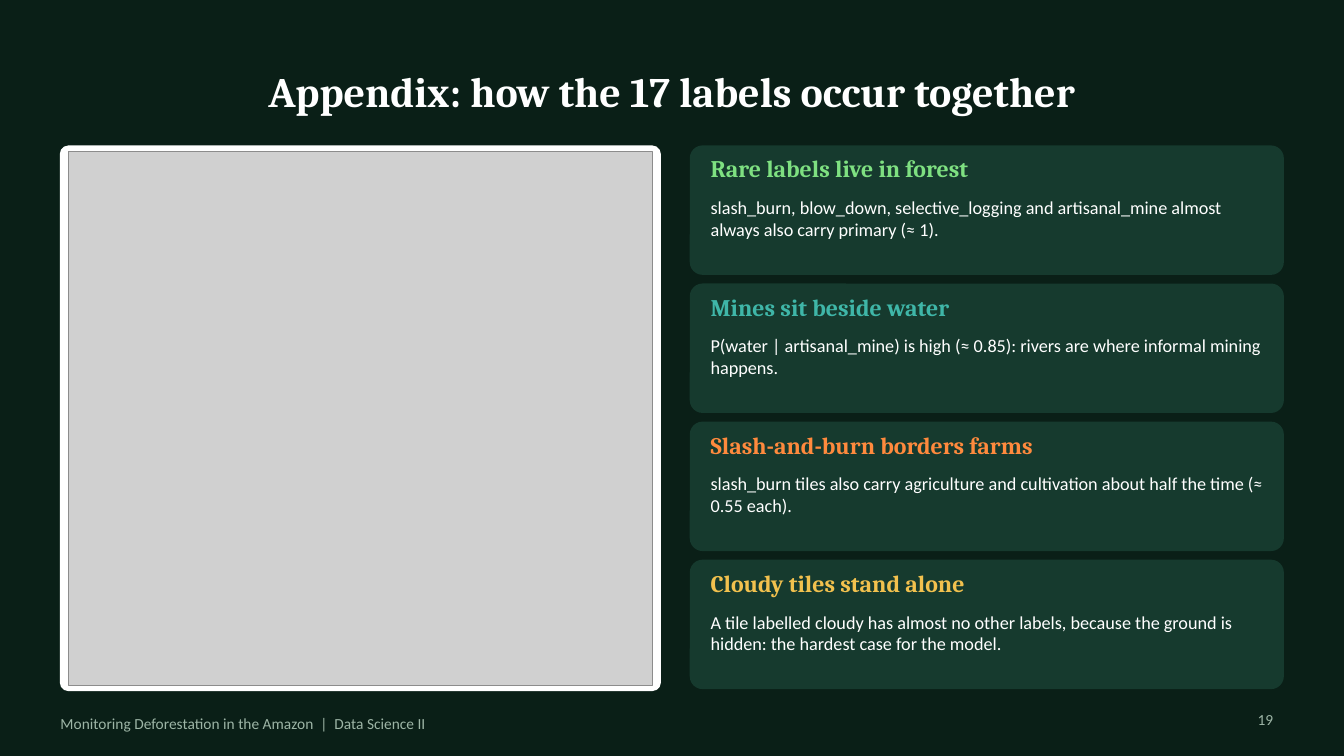
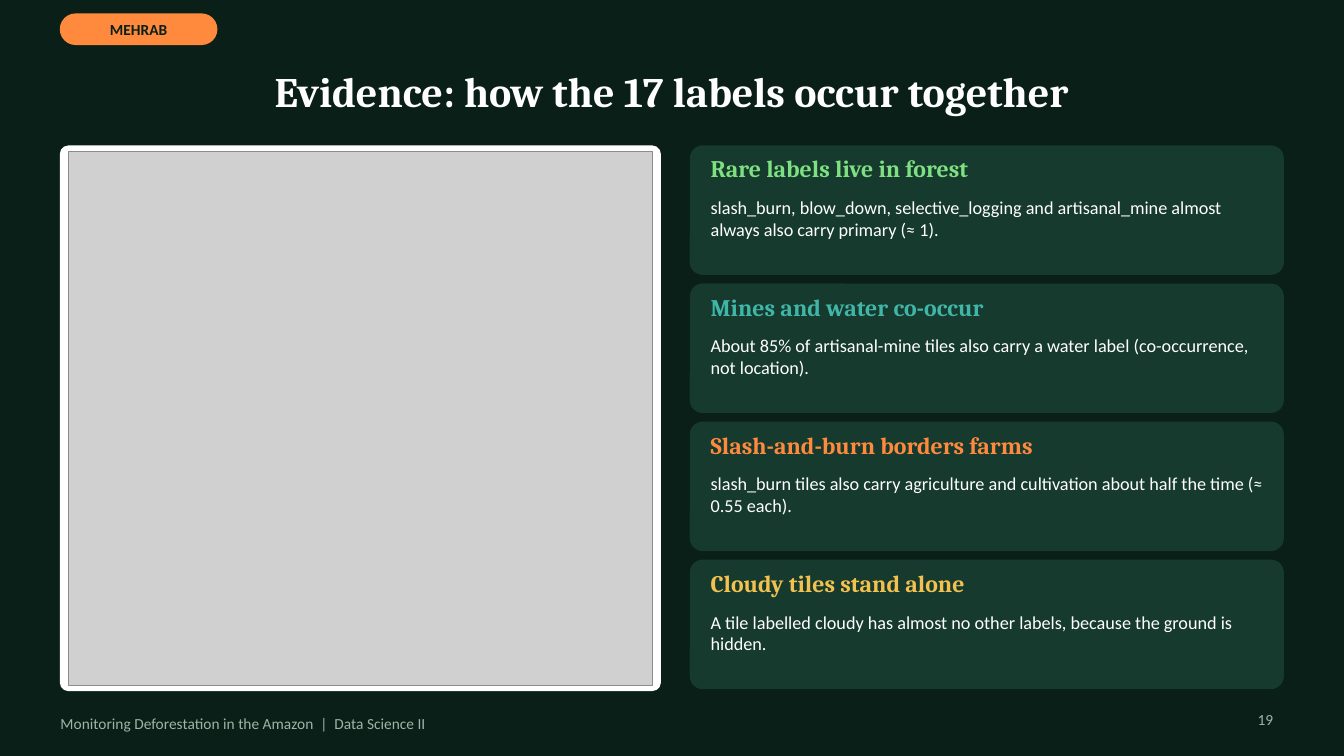
Before and after one commit to MehrabAzan/Amazon-Deforestation, a slide deck: slide 19 of Amazon_Deforestation_DeepLearning.pptx. Drawn at 1344x756 pixels with LibreOffice and Linux fonts; fonts in the diff are those of the drawing; grey boxes stand for pictures. Boxes give left, top, right and bottom in pixels: in the first picture for what was removed or moved away, otherwise in the second. Text is boxed around its words. In the diff, an @@ line names an element or a change of style, - is before the commit and + after.

```diff
--- a/Amazon_Deforestation_DeepLearning.pptx
+++ b/Amazon_Deforestation_DeepLearning.pptx
@@ rounded rectangle added at <box>60,14,217,44</box>, fill #FF8A3D, outline #FF8A3D 1 pt @@
@@ text added at <box>110,25,167,35</box>, 11 pt, text #0A1F17, bold @@
+MEHRAB
@@ text at <box>275,77,1069,117</box>: text changed @@
-Appendix: how the 17 labels occur together
+Evidence: how the 17 labels occur together
@@ text at <box>711,299,984,316</box>: text changed @@
-Mines sit beside water
+Mines and water co-occur
@@ text at <box>711,339,1249,377</box>: text changed @@
-P(water | artisanal_mine) is high (≈ 0.85): rivers are where informal mining happens.
+About 85% of artisanal-mine tiles also carry a water label (co-occurrence, not location).
@@ text at <box>711,616,1232,650</box>: text changed @@
-A tile labelled cloudy has almost no other labels, because the ground is hidden: the hardest case for the model.
+A tile labelled cloudy has almost no other labels, because the ground is hidden.
```
Also in this commit, not shown: 23 other slides changed, 1 slide added, 1 slide removed.
